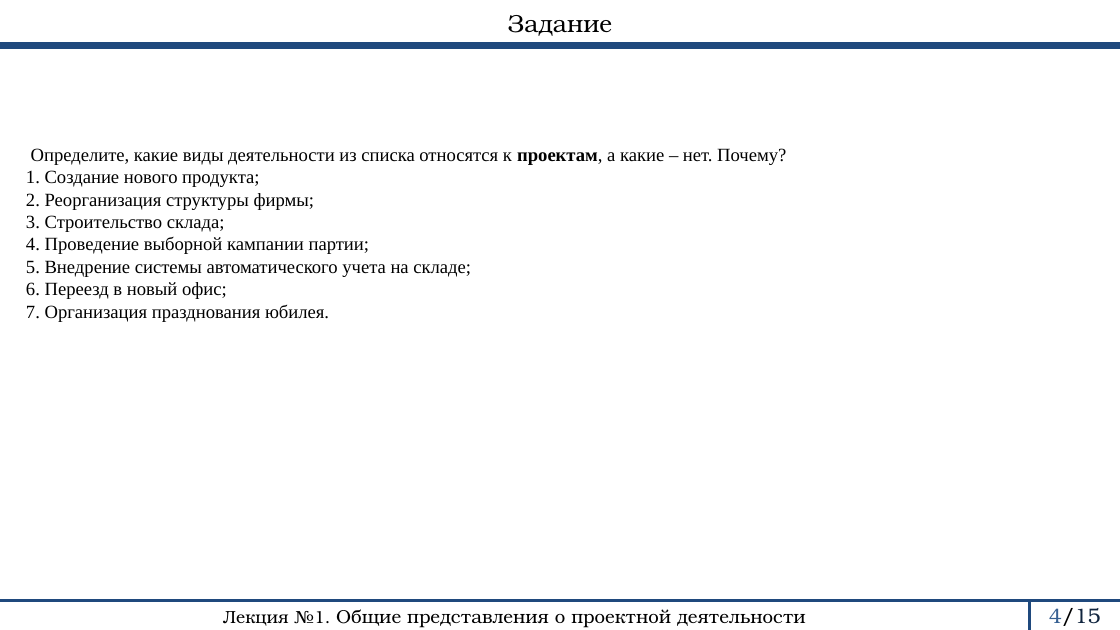
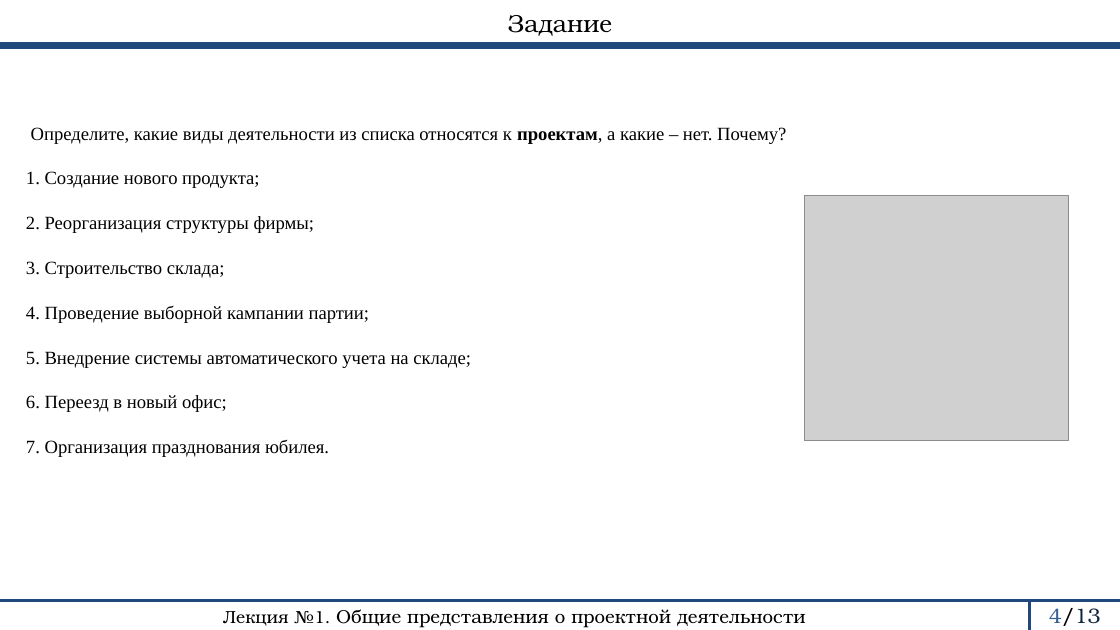
Before and after one commit to rustam-mansurov/cats, a slide deck: slide 4 of Лекции/ОПД/ОПД_2024_МансуровРР/Лекции/ОПД 1 лекция.pptx. Drawn at 1120x630 pixels with LibreOffice and Linux fonts; fonts in the diff are those of the drawing; grey boxes stand for pictures. Boxes give left, top, right and bottom in pixels: in the first picture for what was removed or moved away, otherwise in the second. Text is boxed around its words. In the diff, an @@ line names an element or a change of style, - is before the commit and + after.

```diff
--- a/Лекции/ОПД/ОПД_2024_МансуровРР/Лекции/ОПД 1 лекция.pptx
+++ b/Лекции/ОПД/ОПД_2024_МансуровРР/Лекции/ОПД 1 лекция.pptx
@@ title "Определите, какие виды деятельности из ..." rewrapped from [26,148,786,322] to [26,127,786,457] @@
@@ picture added at [805,196,1069,440] @@
@@ page number at [1049,608,1101,626]: text changed @@
-4/15
+4/13
```
Also in this commit, not shown: 6 other slides changed, 4 slides added, 7 slides removed, 6 other files.
